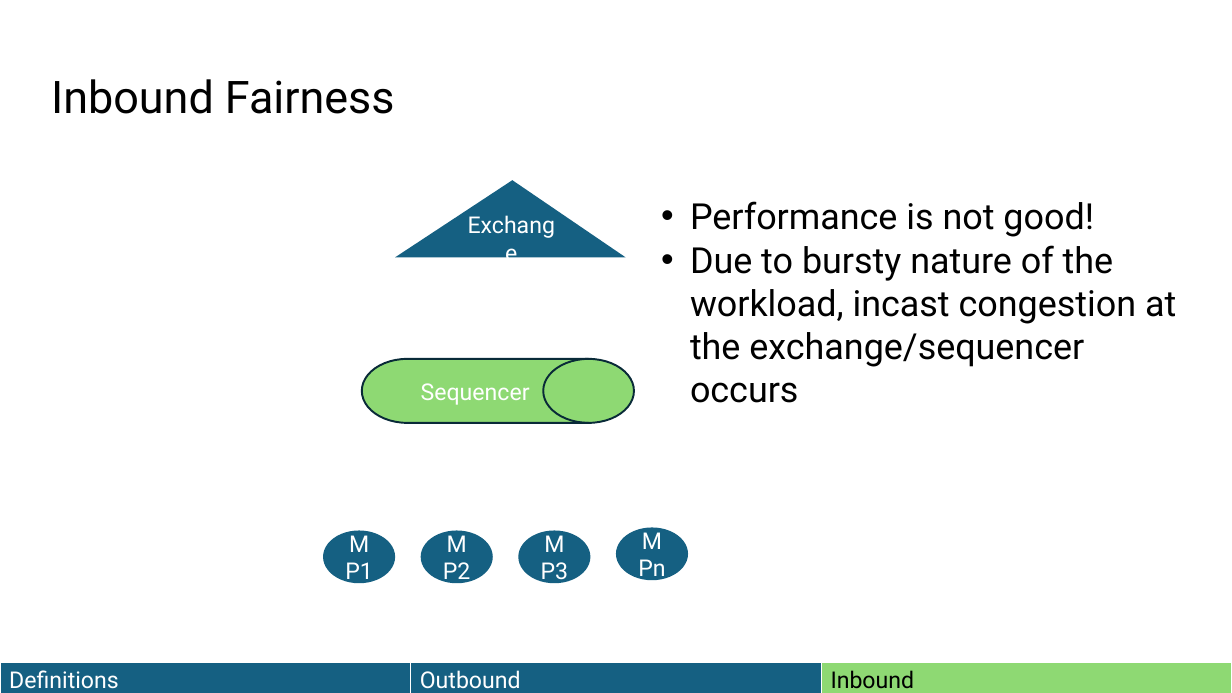
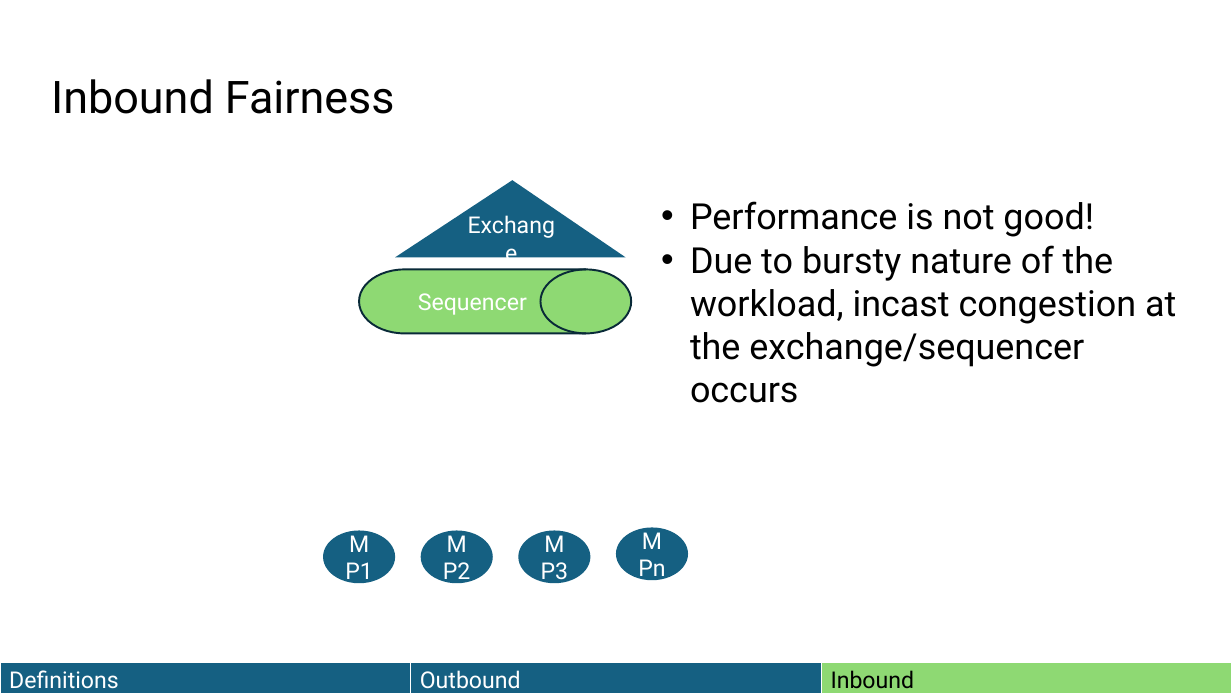
Before and after one commit to HaseebLUMS/Onyx-Presentation, a slide deck: slide 84 of thesis-latency-fairness.pptx (slide 68 before the commit). Drawn at 1232x693 pixels with LibreOffice and Linux fonts; fonts in the diff are those of the drawing. Boxes give left, top, right and bottom in pixels: in the first picture for what was removed or moved away, otherwise in the second. Text is boxed around its words. In the diff, an @@ line names an element or a change of style, - is before the commit and + after.

```diff
--- a/thesis-latency-fairness.pptx
+++ b/thesis-latency-fairness.pptx
@@ flow chart magnetic drum "Sequencer": place and size @@
-flow chart magnetic drum "Sequencer" at box(362, 359, 635, 422)
+flow chart magnetic drum "Sequencer" at box(360, 270, 632, 334)
```
Also in this commit, not shown: 3 other slides changed, 16 slides added.
